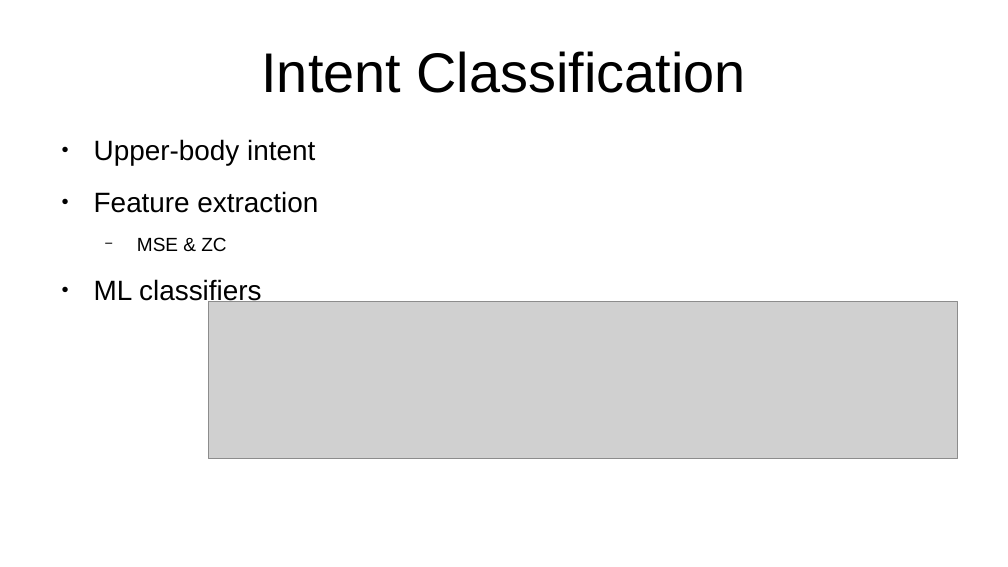
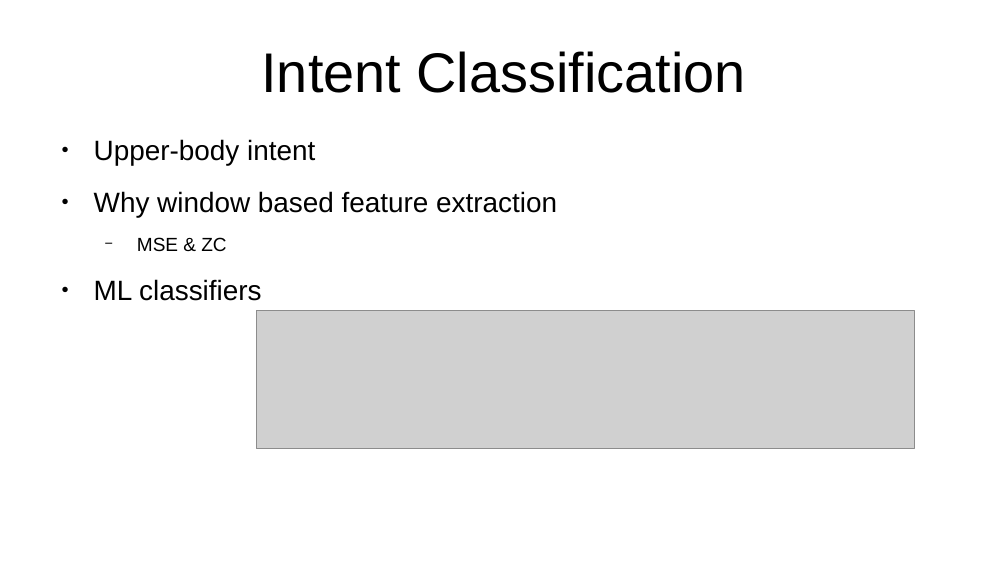
Before and after one commit to thom9258/masters-thesis, a slide deck: slide 13 of presentation/Presentation.odp (slide 12 before the commit). Drawn at 1008x567 pixels with LibreOffice and Linux fonts; fonts in the diff are those of the drawing; grey boxes stand for pictures. Boxes give left, top, right and bottom in pixels: in the first picture for what was removed or moved away, otherwise in the second. Text is boxed around its words. In the diff, an @@ line names an element or a change of style, - is before the commit and + after.

```diff
--- a/presentation/Presentation.odp
+++ b/presentation/Presentation.odp
@@ text at bbox=[94, 191, 557, 217]: text changed @@
-● Feature extraction
+● Why window based feature extraction
@@ picture: place and size @@
-picture at bbox=[209, 302, 959, 459]
+picture at bbox=[256, 311, 915, 449]
```
Also in this commit, not shown: 10 other slides changed, 4 slides added, 2 slides removed.
